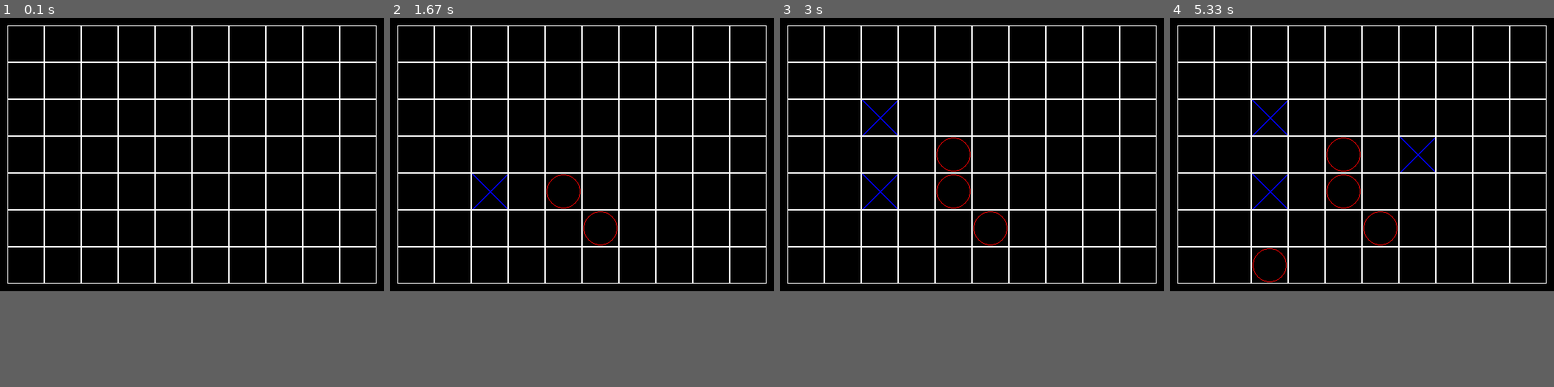
Above: before the commit, frames 1-4 (left to right).
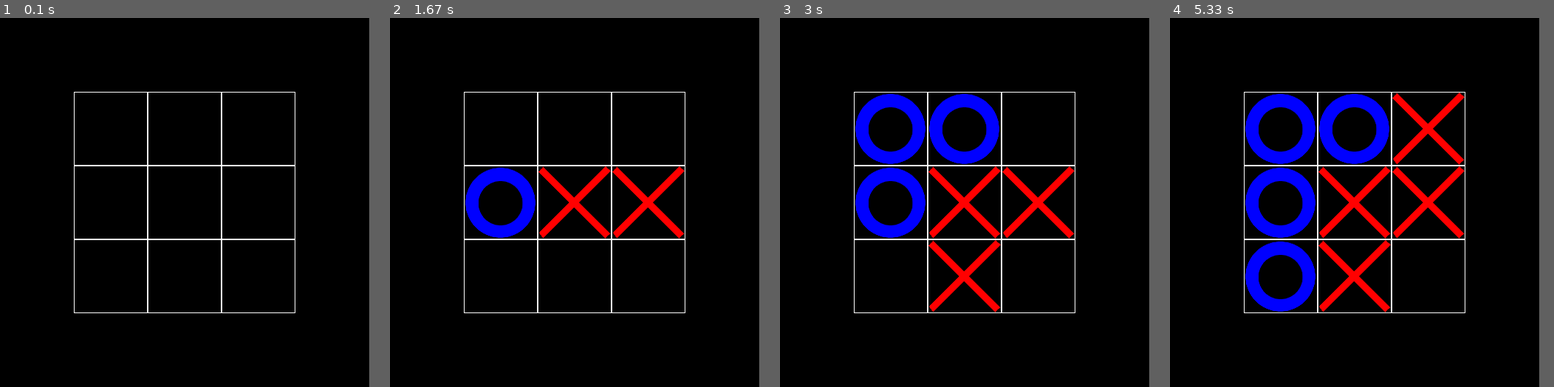
Above: after the commit, the same moments.

Repository: Mixanio/PyGameProject
Game: pygame game, started from without_ai_alpha.py
Same seed, same stepped clock (60 frames per second), same inputs: the game is played once before the commit and once after it.
Inputs (mouse positions are in pixels of both pictures, inside the frame that each line leads up to):
- Up to frame 1 (0.1 s): no input
- Up to frame 2 (1.67 s): click (574, 202) at 0.38 s; click (486, 206) at 0.72 s; click (616, 235) at 1.55 s
- Up to frame 3 (3 s): click (876, 128) at 1.88 s; click (948, 298) at 2.22 s; click (952, 139) at 2.55 s
- Up to frame 4 (5.33 s): click (1431, 136) at 4.38 s; click (1266, 268) at 5.22 s
In our replay, the window is 520x370 before the commit and 500x500 after it. These sizes can differ from the game's own. Grey fills any space a smaller window leaves; there, only what the larger window draws over its background counts as a difference.

The runs differ from the first frame. In frame 1, 6.6% of the frame differs, in the area x 1-99%, y 2-80%; in frame 2, 9.9%; in frame 3, 14%; in frame 4, 16%.

Commit message:
Update without_ai_alpha.py

Diff:
--- a/without_ai_alpha.py
+++ b/without_ai_alpha.py
@@ -14,14 +14,15 @@
         self.turn = bool(randint(0, 10) % 2)
 
     def render(self, screen):
+        img_x = pygame.image.load('img/X.png')
+        img_o = pygame.image.load('img/O.png')
         colors = [0, pygame.Color("blue"), pygame.Color("red")]
         for y in range(self.height):
             for x in range(self.width):
                 if self.board[y][x] == 1:
-                    pygame.draw.line(screen, colors[self.board[y][x]], (x * self.cell_size + self.left, y * self.cell_size + self.top), (x * self.cell_size + self.cell_size + self.left, y * self.cell_size + self.cell_size + self.top), 2)
-                    pygame.draw.line(screen, colors[self.board[y][x]], (x * self.cell_size + self.cell_size + self.left, y * self.cell_size + self.top), (x * self.cell_size + self.left, y * self.cell_size + self.cell_size + self.top), 2)
+                    screen.blit(img_o, (x * self.cell_size + self.left, y * self.cell_size + self.top))
                 elif self.board[y][x] == 2:
-                    pygame.draw.circle(screen, colors[self.board[y][x]], (x * self.cell_size + (self.cell_size // 2) + self.left, y * self.cell_size + (self.cell_size // 2) + self.top), (self.cell_size // 2) - 2, 1)
+                    screen.blit(img_x, (x * self.cell_size + self.left, y * self.cell_size + self.top))
                 pygame.draw.rect(screen, pygame.Color("white"), (
                     x * self.cell_size + self.left, y * self.cell_size + self.top, self.cell_size,
                     self.cell_size), 1)
@@ -56,11 +57,11 @@
 
 
 pygame.init()
-size = 520, 370
+size = 500, 500
 screen = pygame.display.set_mode(size)
 pygame.display.set_caption('Крестики-нолики')
-board = Board(10, 7)
-board.set_view(10, 10, 50)
+board = Board(3, 3)
+board.set_view(100, 100, 100)
 
 running = True
 while running:
